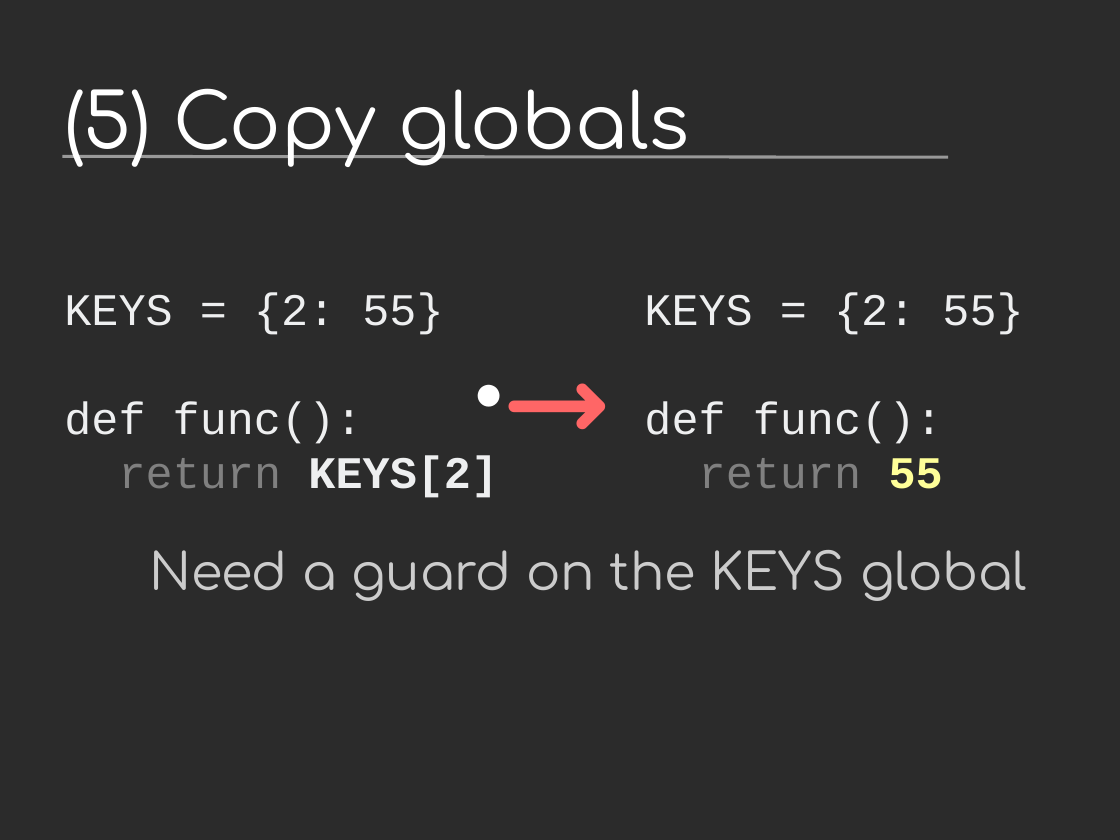
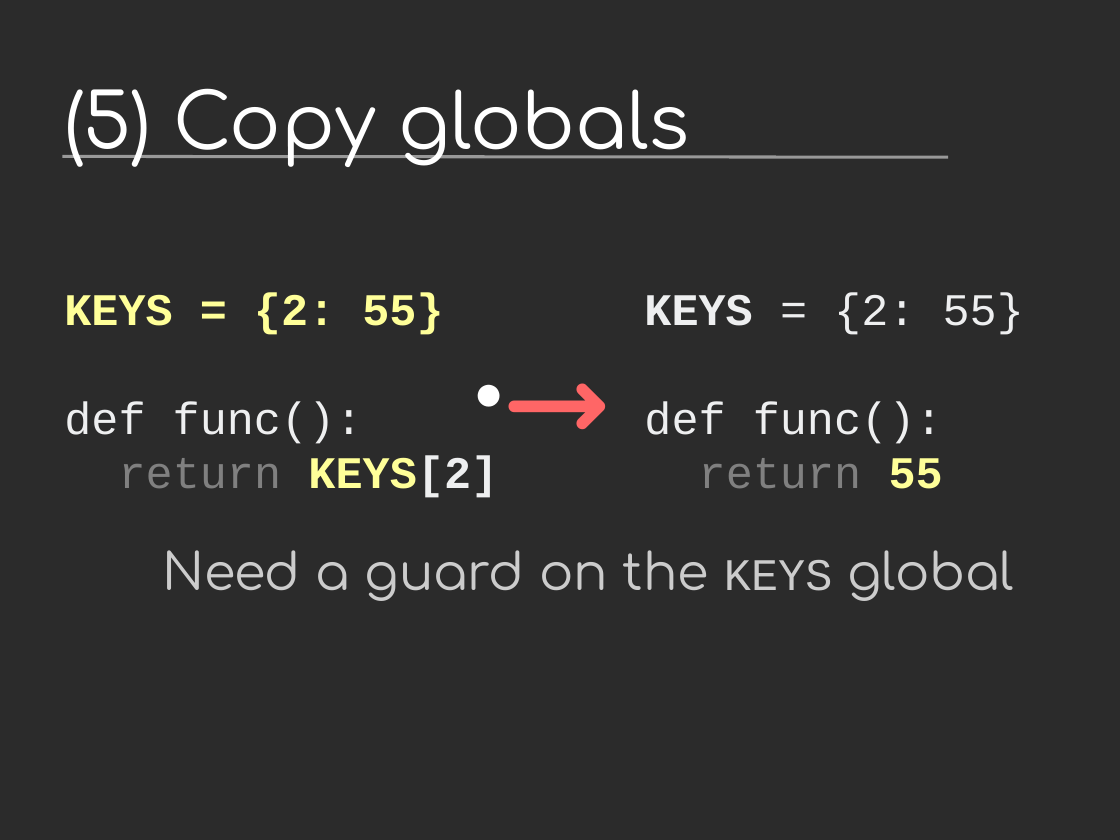
Before and after one commit to vstinner/talks, a slide deck: slide 41 of 2016-FOSDEM/fat_python.odp. Drawn at 1120x840 pixels with LibreOffice and Linux fonts; fonts in the diff are those of the drawing; background and template pictures are left out; a plain dark background stands for a picture behind light text. Boxes give left, top, right and bottom in pixels: in the first picture for what was removed or moved away, otherwise in the second. Text is boxed around its words. In the diff, an @@ line names an element or a change of style, - is before the commit and + after.

```diff
--- a/2016-FOSDEM/fat_python.odp
+++ b/2016-FOSDEM/fat_python.odp
@@ text "KEYS = {2: 55} def ..." at (64, 293, 498, 498): text colour #EEEFF0 to #FFFF99 in "KEYS = {2: 55} KEYS[2]"; bold on in "KEYS = {2: 55}" @@
@@ text "KEYS = {2: 55} def ..." at (644, 293, 1024, 489): bold on in "KEYS" @@
@@ text "Need a guard on the ..." at (163, 550, 1014, 601): size 36 to 32 pt, font Comfortaa to Courier New in "KEYS" @@
```
Also in this commit, not shown: 2 other slides changed, 1 other file.
